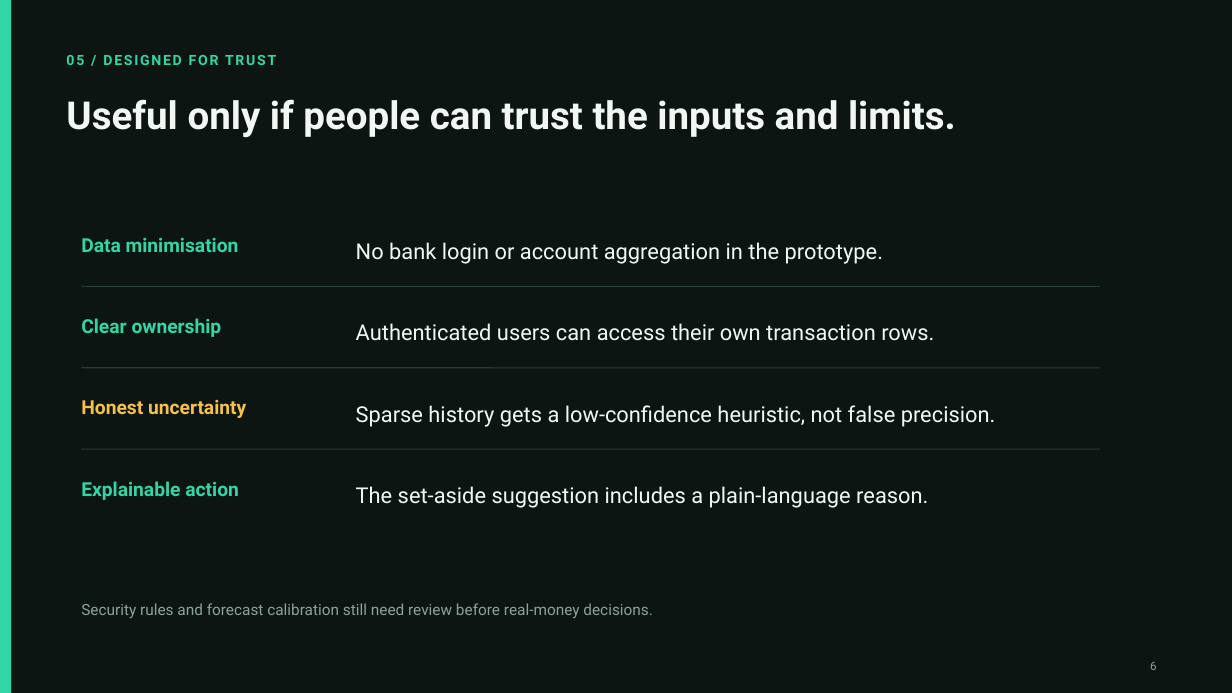
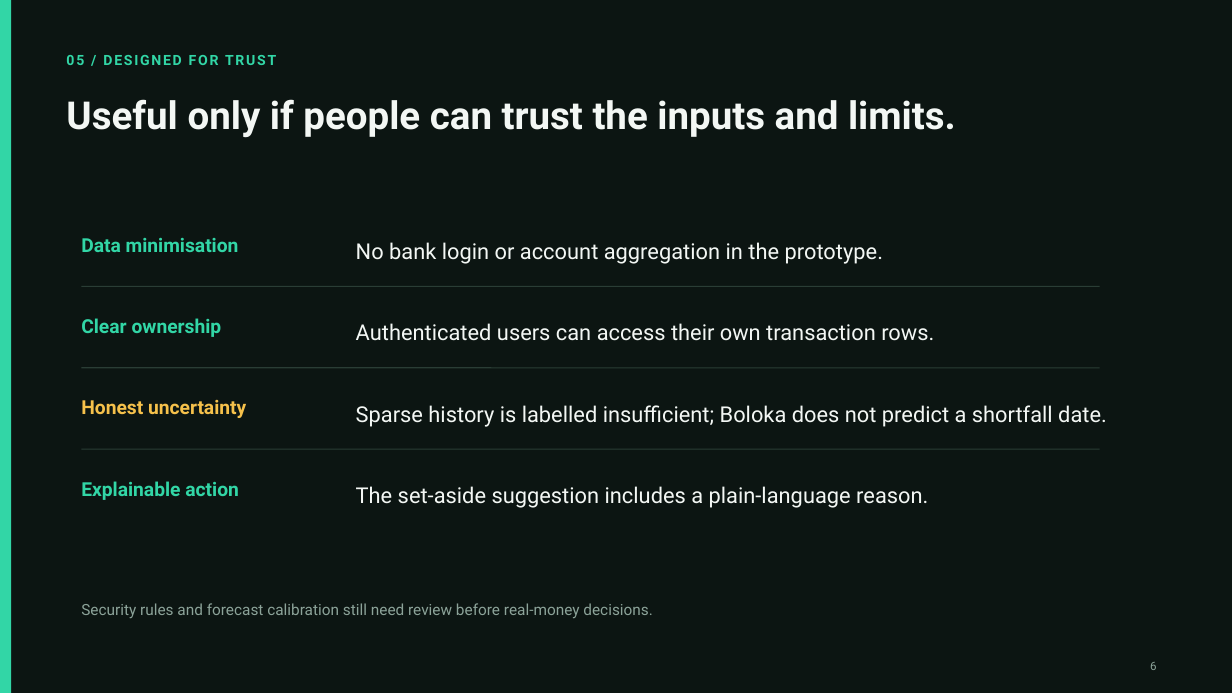
Before and after one commit to Kamogelo-Skhosana/Boloka, a slide deck: slide 6 of submission/Boloka-pitch.pptx. Drawn at 1232x693 pixels with LibreOffice and Linux fonts; fonts in the diff are those of the drawing. Boxes give left, top, right and bottom in pixels: in the first picture for what was removed or moved away, otherwise in the second. Text is boxed around its words. In the diff, an @@ line names an element or a change of style, - is before the commit and + after.

```diff
--- a/submission/Boloka-pitch.pptx
+++ b/submission/Boloka-pitch.pptx
@@ text at box(356, 405, 1107, 427): text changed @@
-Sparse history gets a low-confidence heuristic, not false precision.
+Sparse history is labelled insufficient; Boloka does not predict a shortfall date.
```
Also in this commit, not shown: 4 other slides changed, 1 slide added, 7 other files.
